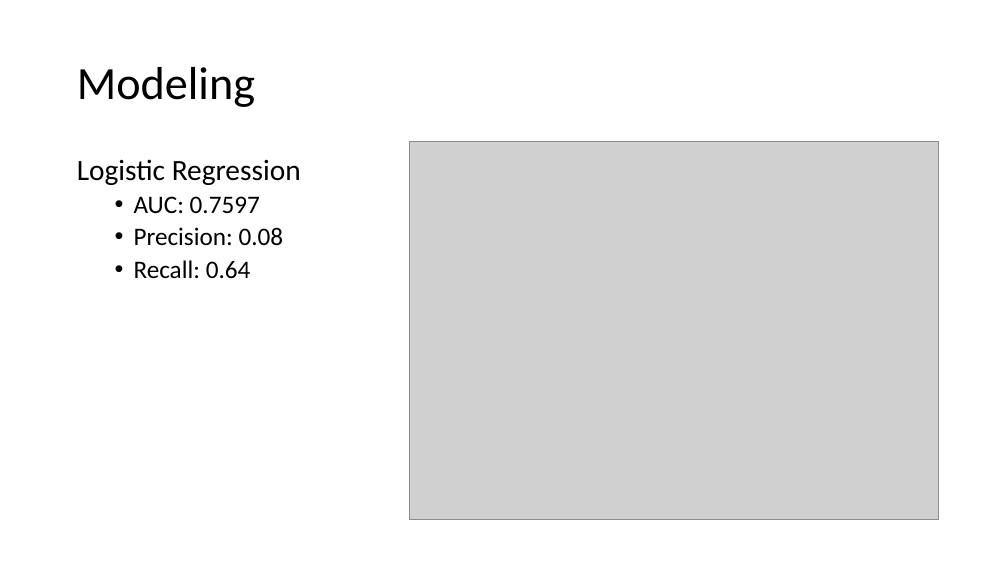
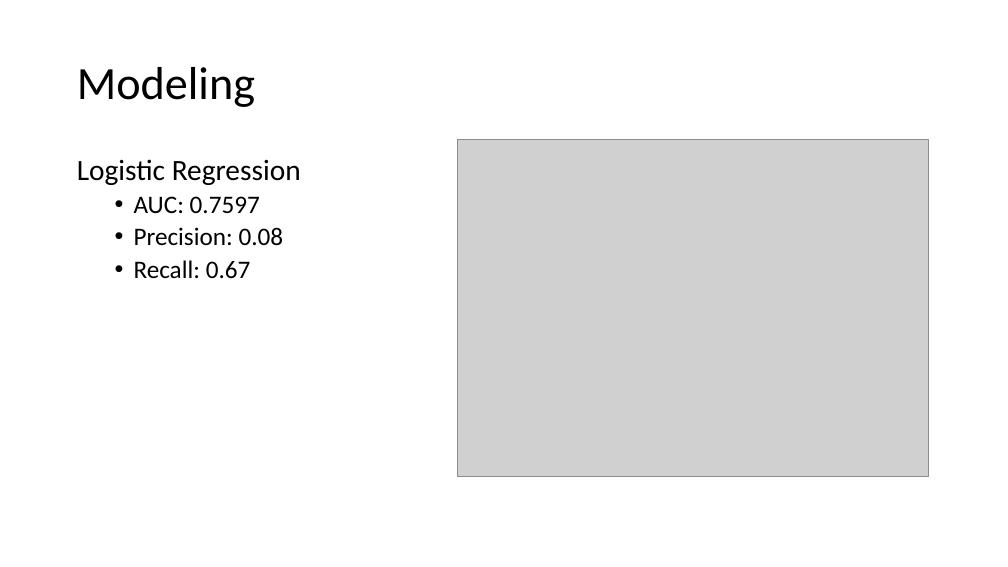
Before and after one commit to anikoloff/fraud_detection, a slide deck: slide 25 of fraud_detection.pptx. Drawn at 1008x567 pixels with LibreOffice and Linux fonts; fonts in the diff are those of the drawing; grey boxes stand for pictures. Boxes give left, top, right and bottom in pixels: in the first picture for what was removed or moved away, otherwise in the second. Text is boxed around its words. In the diff, an @@ line names an element or a change of style, - is before the commit and + after.

```diff
--- a/fraud_detection.pptx
+++ b/fraud_detection.pptx
@@ picture: place and size @@
-picture at <box>410,142,939,520</box>
+picture at <box>457,140,929,477</box>
@@ text at <box>134,260,251,278</box>: text changed @@
-  • Recall: 0.64
+  • Recall: 0.67
```
Also in this commit, not shown: 10 other slides changed, 2 slides added, 1 slide removed, 2 other files.
